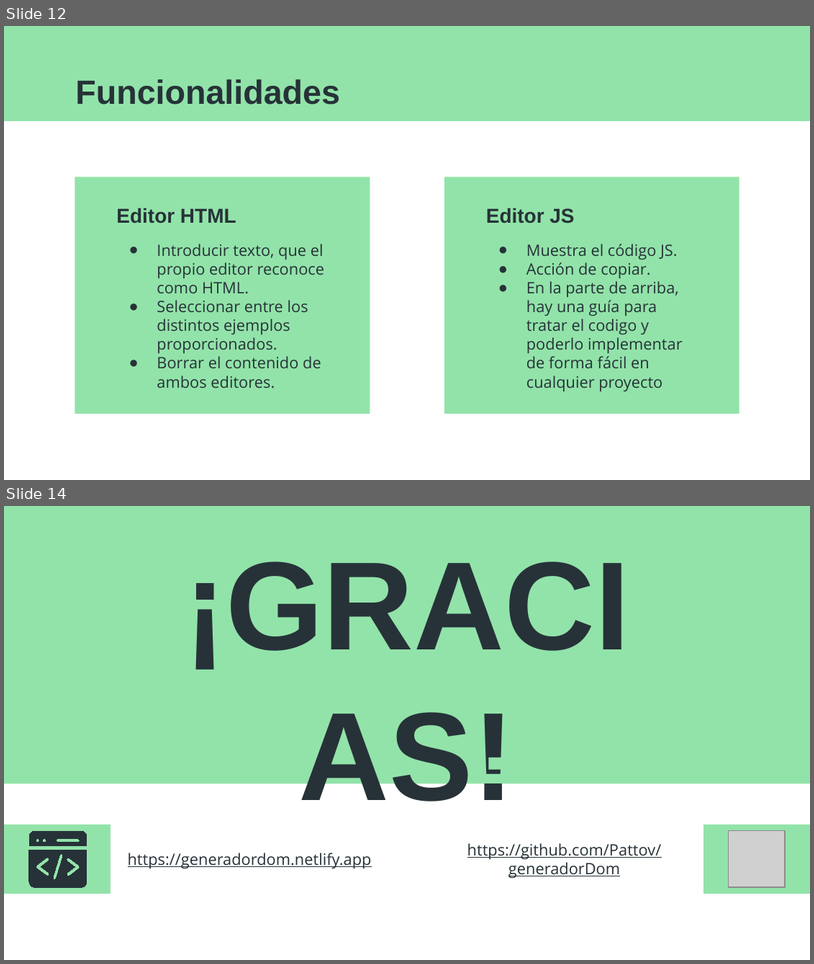
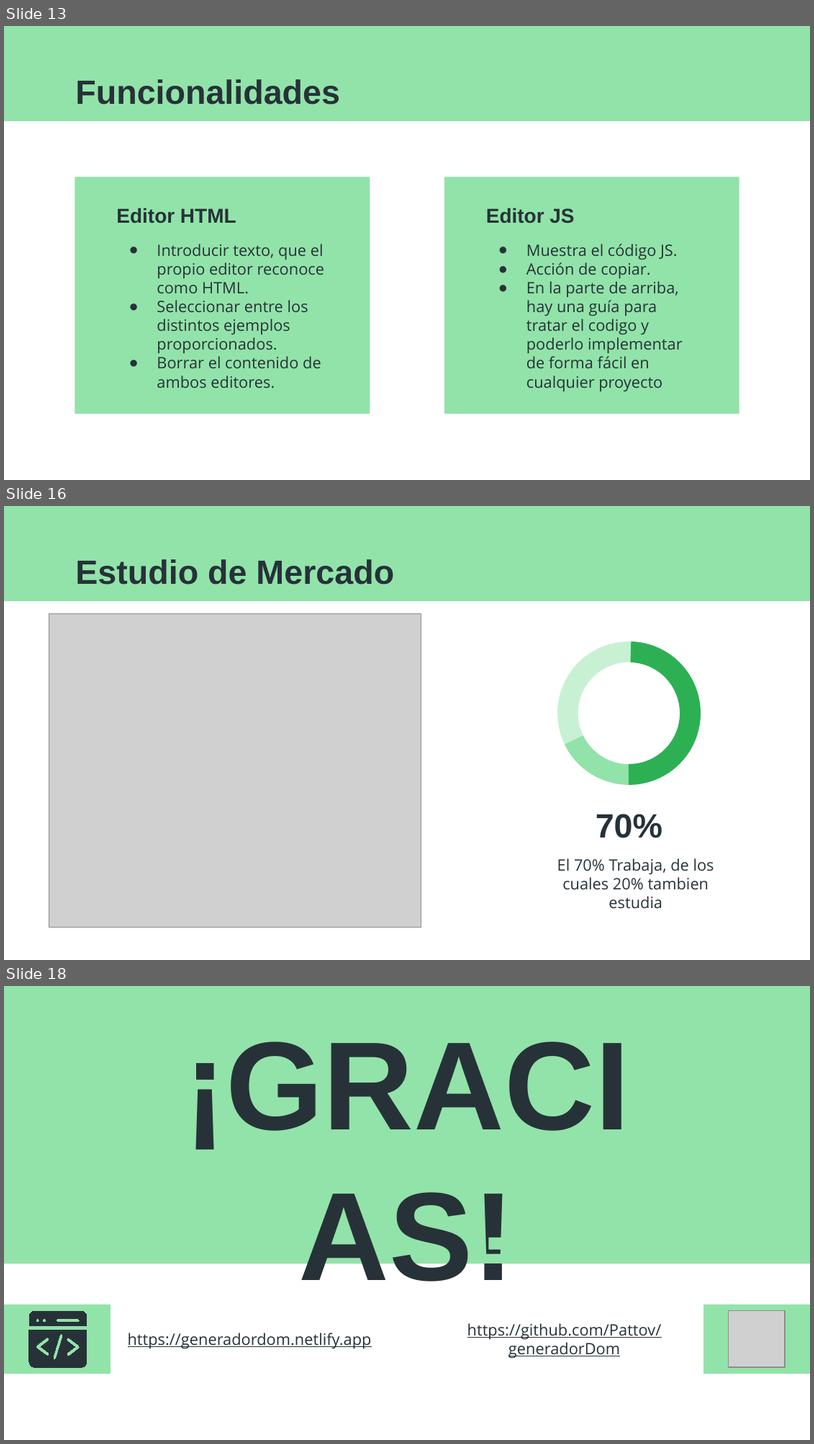
Before and after one commit to Pattov/GeneradorDOM, a slide deck: otros/Patricia_TovarQuintano_DAW2.ppsx. Shown one above the other, each under a label of ours: slides 12 and 14 before the commit, slides 13, 16 and 18 after it; the slides between them are not shown. The pictures are 814x964 and 814x1444 pixels, drawn with LibreOffice and Linux fonts; fonts in the diff are those of the drawing; grey boxes stand for pictures. Boxes give left, top, right and bottom in pixels: in the first picture for what was removed or moved away, otherwise in the second. Text is boxed around its words. In the diff, an @@ line names an element or a change of style, - is before the commit and + after.

```diff
--- a/otros/Patricia_TovarQuintano_DAW2.ppsx
+++ b/otros/Patricia_TovarQuintano_DAW2.ppsx
@@ slide 16 added at bbox=[4, 506, 810, 960], background #FFFFFF; not listed: 1 template element that a slide beside it also shows @@
@@ title added at bbox=[75, 559, 394, 584], 30 pt, text #263238, bold @@
+Estudio de Mercado
@@ picture added at bbox=[49, 613, 422, 927] @@
@@ donut added at bbox=[558, 641, 702, 785], fill #C8F1D4 @@
@@ arch (boxed as its full ring) added at bbox=[558, 641, 702, 785], fill #92E3A9 @@
@@ arch (boxed as its full ring) added at bbox=[558, 641, 702, 785], fill #2DB053 @@
@@ title added at bbox=[596, 813, 663, 838], 30 pt, text #263238, bold @@
+70%
@@ subtitle added at bbox=[558, 858, 715, 908], 14 pt, text #263238 @@
+El 70% Trabaja, de los cuales 20% tambien estudia
@@ what was slide 12 is now slide 13 @@
@@ what was slide 14 is now slide 18 @@
```
Also in this commit, not shown: 2 slides changed, 4 other slides added, 1 slide removed.
